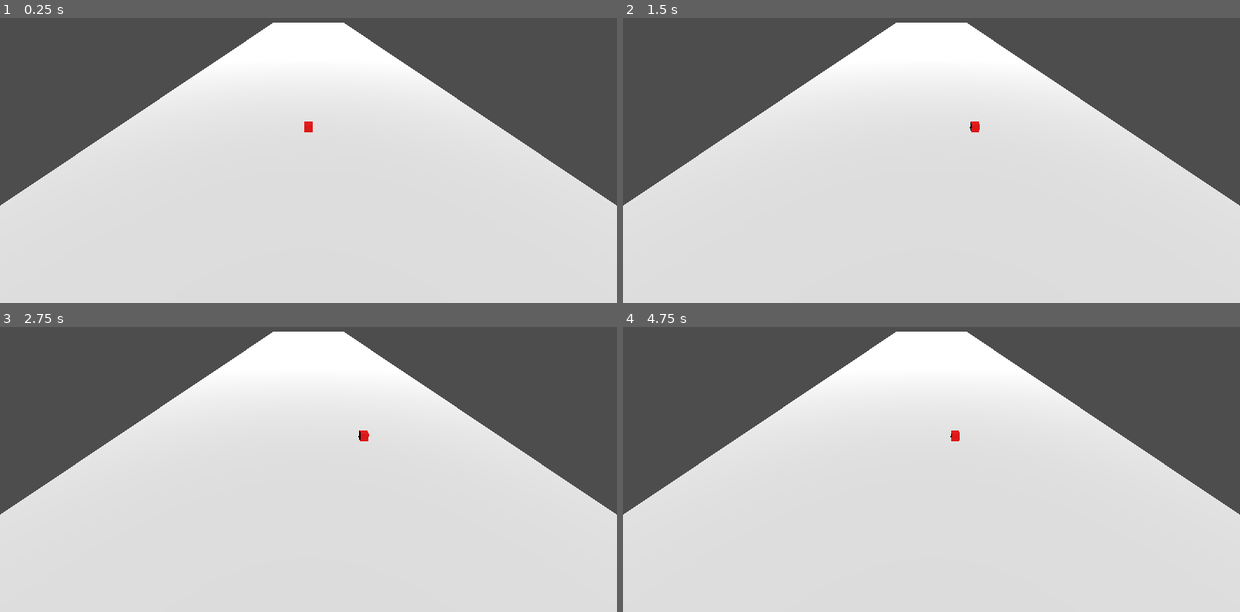
Above: before the commit, frames 1-4 (two rows, left to right).
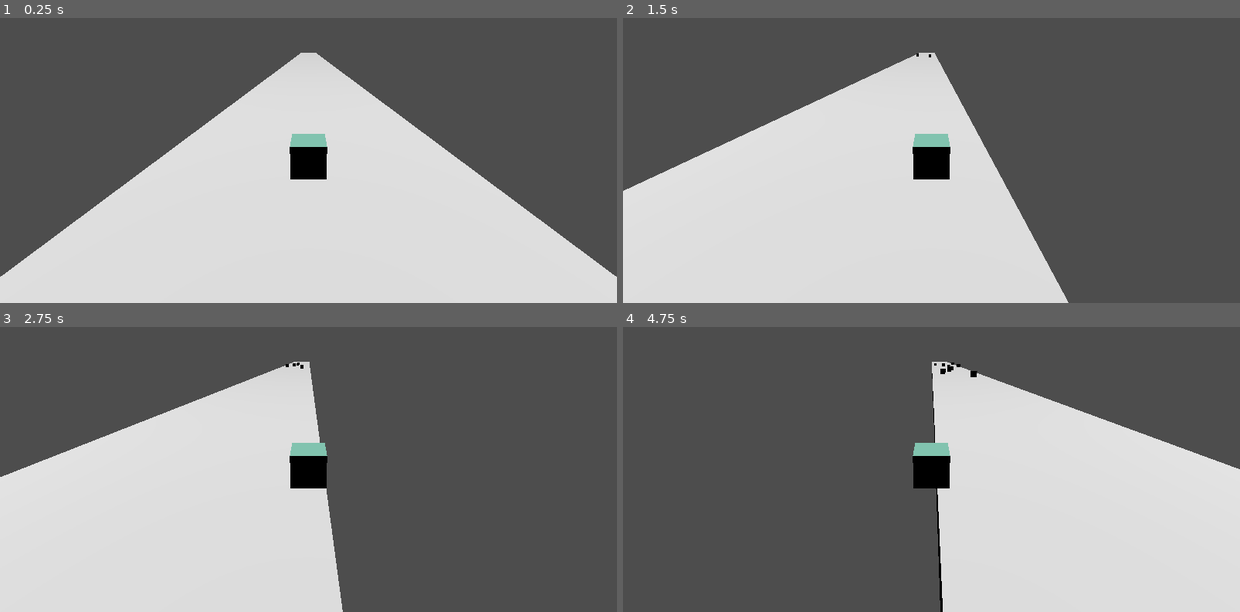
Above: after the commit, the same moments.

Repository: AgustinRamiroDiaz/el-juegazo
Game: Godot game, scene res://main.tscn
Same seed, same stepped clock (60 frames per second), same inputs: the game is played once before the commit and once after it.
Inputs:
- Up to frame 1 (0.25 s): no input
- Up to frame 2 (1.5 s): tap Enter at 0.5 s; hold Right (ui_right) 0.53-1.28 s; hold Left (ui_left) from 1.28 s (still down)
- Up to frame 3 (2.75 s): release Left (ui_left) at 2.03 s; hold Right (ui_right) from 2.03 s (still down)
- Up to frame 4 (4.75 s): release Right (ui_right) at 3.53 s; hold Left (ui_left) from 3.53 s (still down)

The runs differ from the first frame. In frame 1, 22% of the frame differs, in the area x 0-100%, y 1-91%; in frame 2, 30%; in frame 3, 38%; in frame 4, 41%, in the area x 0-100%, y 1-100%.

Commit message:
improvements

Diff:
--- a/floor.tscn
+++ b/floor.tscn
@@ -3,7 +3,7 @@
 [ext_resource type="Script" path="res://floor.gd" id="1_floor"]
 
 [sub_resource type="BoxMesh" id="BoxMesh_1"]
-size = Vector3(50, 1, 300)
+size = Vector3(10, 1, 300)
 
 [node name="Floor" type="StaticBody3D"]
 script = ExtResource("1_floor")
@@ -14,4 +14,4 @@
 [node name="CollisionShape3D" type="CollisionShape3D" parent="."]
 
 [node name="BoxShape3D" type="BoxShape3D" parent="CollisionShape3D"]
-size = Vector3(50, 1, 300)
+size = Vector3(10, 1, 300)
--- a/main.gd
+++ b/main.gd
@@ -2,7 +2,7 @@
 
 @export var obstacle_scene: PackedScene
 @export var spawn_distance: float = 100.0  # How far ahead to spawn obstacles
-@export var spawn_range: float = 20.0  # Random X position range
+@export var spawn_range: float = 5.0  # Random X position range (matches floor width)
 
 var game_active: bool = true
 
--- a/main.tscn
+++ b/main.tscn
@@ -10,10 +10,10 @@
 [node name="Player" parent="." instance=ExtResource("1_player")]
 transform = Transform3D(1, 0, 0, 0, 1, 0, 0, 0, 1, 0, 1, 0)
 
+[node name="Camera3D" type="Camera3D" parent="Player"]
+transform = Transform3D(-1, -2.9900356e-08, 8.215056e-08, 0, 0.93969285, 0.3420202, -8.742278e-08, 0.3420202, -0.93969285, 0, 3, -6)
+
 [node name="Floor" parent="." instance=ExtResource("2_floor")]
-
-[node name="Camera3D" type="Camera3D" parent="."]
-transform = Transform3D(1, 0, 0, 0, 0.866025, 0.5, 0, -0.5, 0.866025, 0, 15, 25)
 
 [node name="DirectionalLight3D" type="DirectionalLight3D" parent="."]
 transform = Transform3D(1, 0, 0, 0, 0.707107, 0.707107, 0, -0.707107, 0.707107, 0, 10, 0)
--- a/player.gd
+++ b/player.gd
@@ -1,17 +1,23 @@
 extends CharacterBody3D
 
 @export var move_speed: float = 10.0
-@export var move_range: float = 20.0  # How far left/right the player can move
+@export var move_range: float = 5.0  # How far left/right the player can move
 
 func _ready():
-	# Set the player's material to red
+	# Set the player's material to a random pastel color
 	var material = StandardMaterial3D.new()
-	material.albedo_color = Color.RED
+
+	# Generate random pastel color (high saturation, high value)
+	var hue = randf()  # Random hue (0.0 to 1.0)
+	var saturation = randf_range(0.3, 0.5)  # Lower saturation for pastel
+	var value = randf_range(0.85, 1.0)  # High value for pastel brightness
+
+	material.albedo_color = Color.from_hsv(hue, saturation, value)
 	$MeshInstance3D.set_surface_override_material(0, material)
 
 func _physics_process(delta):
 	# Get input for left/right movement
-	var input_dir = Input.get_axis("ui_left", "ui_right")
+	var input_dir = Input.get_axis( "ui_right", "ui_left",)
 
 	# Move the player
 	velocity.x = input_dir * move_speed
Not shown: 1 places in main.tscn that only renumber resources
